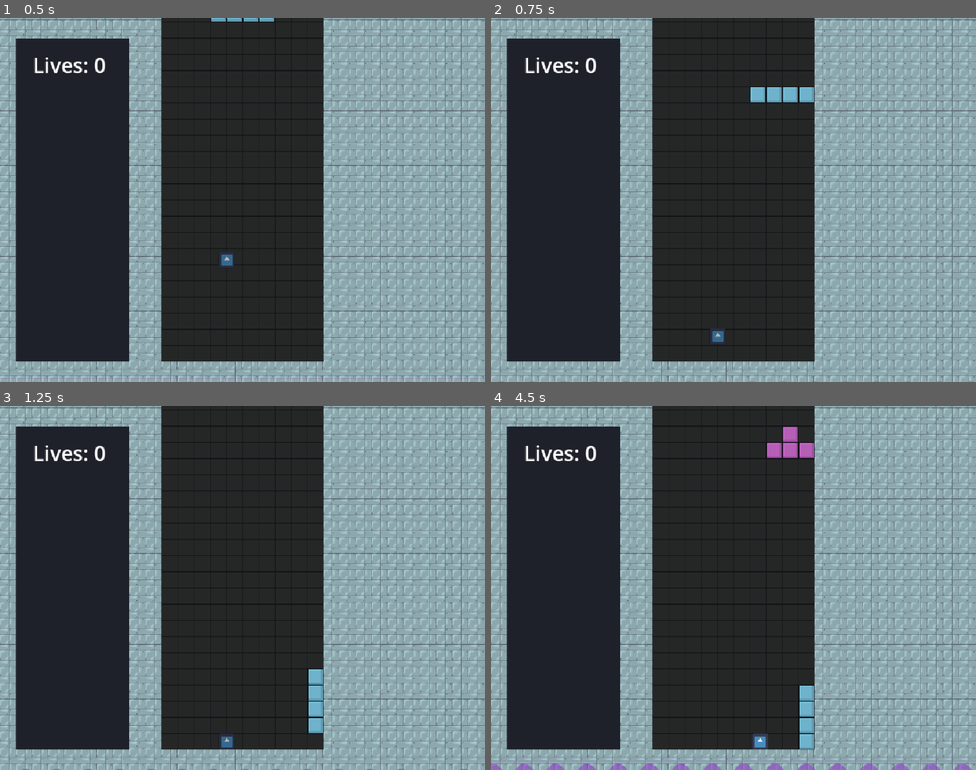
Above: before the commit, frames 1-4 (two rows, left to right).
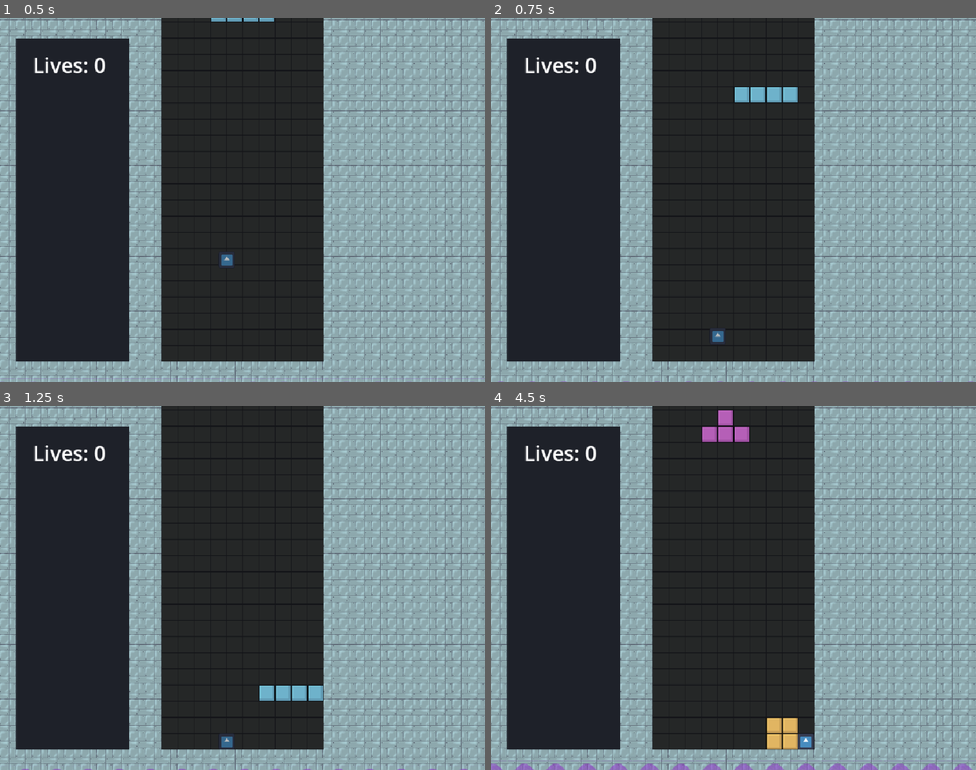
Above: after the commit, the same moments.

Repository: Lochi-dot-JPEG/twistris
Game: Godot game, scene res://locations/main.tscn
Same seed, same stepped clock (60 frames per second), same inputs: the game is played once before the commit and once after it. The engine's default icon, where the game draws it, is replaced by a stand-in: a white triangle on a blue panel in a dark square.
Inputs:
- Up to frame 1 (0.5 s): no input
- Up to frame 2 (0.75 s): hold D (right) from 0.53 s (still down); hold S (softdrop) from 0.53 s (still down)
- Up to frame 3 (1.25 s): keep holding D (right); keep holding S (softdrop); tap W (jump) at 0.77 s
- Up to frame 4 (4.5 s): release S (softdrop) at 1.28 s; tap Z (switch) at 1.35 s; tap W (jump) at 1.52, 3.02, 3.77 s; release D (right) at 2.03 s; hold A (left) 2.03-2.78 s; hold 1 2.03-2.78 s; hold D (right) 2.78-4.28 s; tap 2 at 2.85 s; hold 3 3.53-4.28 s; hold A (left) from 4.28 s (still down); tap 4 at 4.35 s

Frame 1 is identical in both runs. In frame 2, 0.3% of the frame differs, in the area x 50-67%, y 19-24%; in frame 3, 0.8%; in frame 4, 2.3%, in the area x 43-67%, y 1-95%.

Commit message:
feat: DAS and auto repeat rate

Diff:
--- a/entities/tetromino/tetromino.gd
+++ b/entities/tetromino/tetromino.gd
@@ -135,6 +135,8 @@
 const DROP_TIME = 1
 const TIME_DROP_INCREASE = 0.002 # Time removed from drop time each second
 const MAX_TIME_AFFECT = 180000 # Max milliseconds to continue increasing drop speed
+const DAS_DELAY = 100# delay between first hit and repeating (ms)
+const AUTO_REPEAT_RATE = 50 # milliseconds to repeat a move action
 
 @onready var blocks : Array[CharacterBody2D] = [
 	get_node("%block"),
@@ -148,6 +150,9 @@
 var type := 0
 var since_last_drop := 0.0
 var start_time = 0
+var move_cooldown = 0
+var time_since_right_pressed := 0.0
+var time_since_left_pressed := 0.0
 
 signal grounded
 
@@ -172,6 +177,13 @@
 		blocks[i].position.x = pos[0] * 32
 		blocks[i].position.y = pos[1] * 32
 
+func _try_move_direction(dir: Vector2) -> bool:
+	if _can_move_direction(dir):
+		position += dir * 32
+		return true
+	return false
+
+
 func _can_move_direction(dir: Vector2) -> bool:
 	var query = PhysicsPointQueryParameters2D.new()
 	query.collision_mask = 2
@@ -192,21 +204,45 @@
 	var speed = clamp((DROP_TIME - drop_time * TIME_DROP_INCREASE), 0.1, DROP_TIME)
 	while since_last_drop > speed:
 
-		var can_move = _can_move_direction(Vector2(0,1))
-
-		if can_move:
-			position.y += 32
+		var moved = _try_move_direction(Vector2(0,1))
+		if not moved:
+			grounded.emit()
+
+		since_last_drop -= speed
+
+	if active:
+
+		# Move piece right
+		if Input.is_action_just_pressed("right"):
+			_try_move_direction(Vector2(1,0))
+
+		if Input.is_action_pressed("right"):
+			var before_mod_auto_repeat = int((time_since_right_pressed - DAS_DELAY) / AUTO_REPEAT_RATE)
+			time_since_right_pressed += delta * 1000
+			print(time_since_right_pressed)
+			print(before_mod_auto_repeat)
+			var after_mod_auto_repeat = int((time_since_right_pressed - DAS_DELAY) / AUTO_REPEAT_RATE)
+			print(before_mod_auto_repeat - after_mod_auto_repeat)
+			if time_since_right_pressed > DAS_DELAY and int(after_mod_auto_repeat) != int(before_mod_auto_repeat):
+				_try_move_direction(Vector2(1,0))
 		else:
-			grounded.emit()
-		since_last_drop -= speed
-
-	if active:
-		if Input.is_action_pressed("right"):
-			if _can_move_direction(Vector2(1,0)):
-				position.x += 32
+			time_since_right_pressed = 0
+
+		if Input.is_action_just_pressed("left"):
+			_try_move_direction(Vector2(-1,0))
+
 		if Input.is_action_pressed("left"):
-			if _can_move_direction(Vector2(-1,0)):
-				position.x -= 32
+			var before_mod_auto_repeat = int((time_since_left_pressed - DAS_DELAY) / AUTO_REPEAT_RATE)
+			time_since_left_pressed += delta * 1000
+			print(time_since_left_pressed)
+			print(before_mod_auto_repeat)
+			var after_mod_auto_repeat = int((time_since_left_pressed - DAS_DELAY) / AUTO_REPEAT_RATE)
+			print(before_mod_auto_repeat - after_mod_auto_repeat)
+			if time_since_left_pressed > DAS_DELAY and int(after_mod_auto_repeat) != int(before_mod_auto_repeat):
+				_try_move_direction(Vector2(-1,0))
+		else:
+			time_since_left_pressed = 0
+
 		if Input.is_action_just_pressed("rotate"):
 			_rotate(1)
 		if Input.is_action_pressed("softdrop"):
@@ -258,9 +294,7 @@
 
 	# Check each kick position if free
 	for kick in kicks:
-		can_move = _can_move_direction(kick)
-		if can_move:
-			position += kick * 32
+		if _try_move_direction(kick):
 			break
 
 	# If nothing is possible, unrotate
